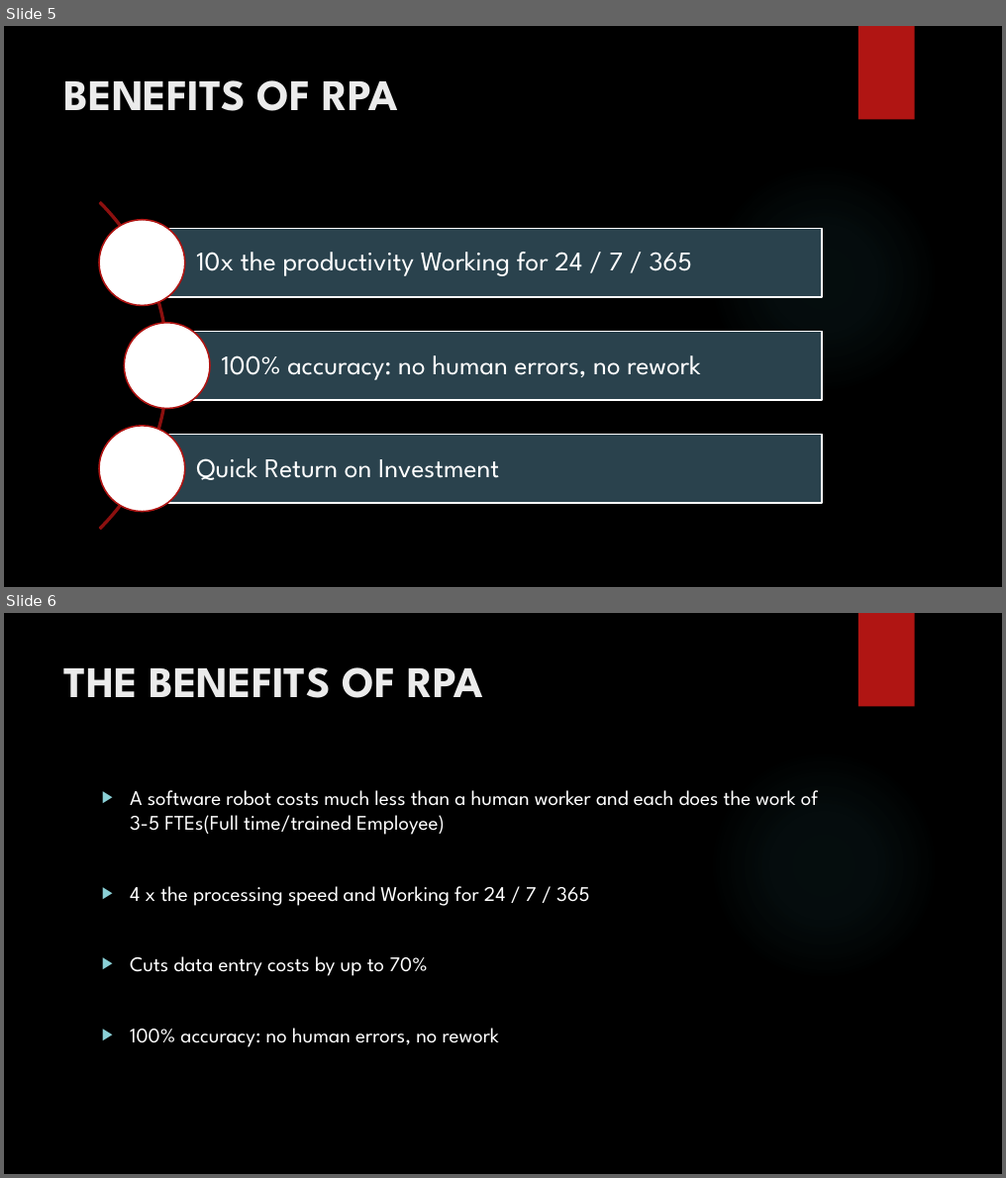
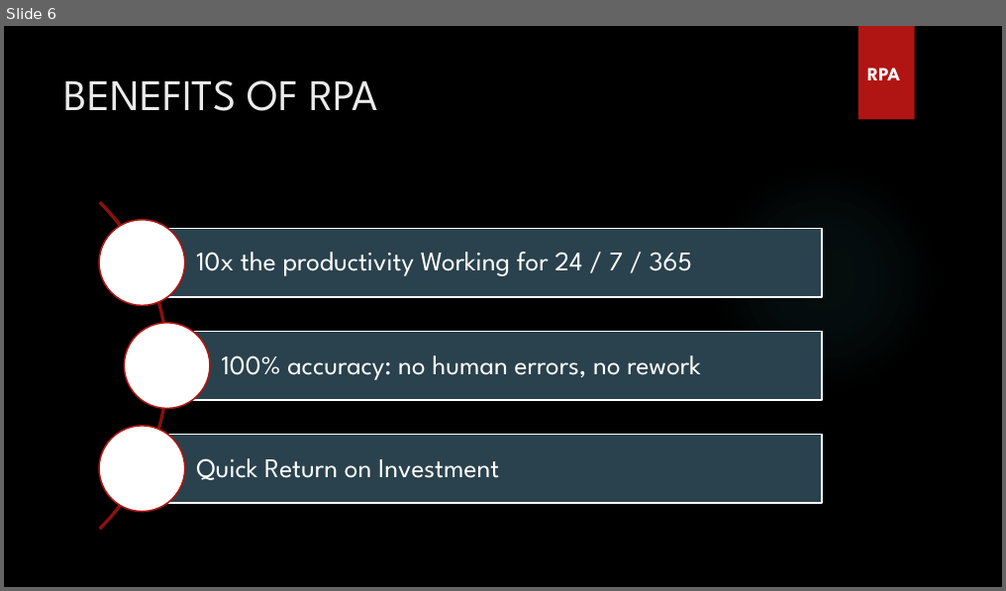
Before and after one commit to arunpandianm/RPA_Webinar, a slide deck: Robotic Process Automation.pptx. Shown one above the other, each under a label of ours: slides 5 and 6 before the commit, slide 6 after it. The pictures are 1006x1178 and 1006x591 pixels, drawn with LibreOffice and Linux fonts; fonts in the diff are those of the drawing; background and template pictures are left out. Boxes give left, top, right and bottom in pixels: in the first picture for what was removed or moved away, otherwise in the second. Text is boxed around its words. In the diff, an @@ line names an element or a change of style, - is before the commit and + after.

```diff
--- a/Robotic Process Automation.pptx
+++ b/Robotic Process Automation.pptx
@@ slide 6 removed at <box>4,613,1002,1174</box>, background picture (left out); not listed: 2 template elements that a slide beside it also shows @@
@@ title removed at <box>64,667,483,698</box> @@
-THE BENEFITS OF RPA
@@ text removed at <box>130,790,818,1048</box> @@
-▶ A software robot costs much less than a human worker and each does the work of 3-5 FTEs(Full time/trained Employee)
-▶ 4 x the processing speed and Working for 24 / 7 / 365
-▶ Cuts data entry costs by up to 70%
-▶ 100% accuracy: no human errors, no rework
@@ what was slide 5 is now slide 6 @@
@@ slide 6 changed as well @@
@@ title "BENEFITS OF RPA" at <box>64,80,378,111</box>: bold off @@
@@ text added at <box>867,68,900,80</box>, 18 pt, text #FFFFFF, bold @@
+RPA
```
Also in this commit, not shown: 6 other slides changed, 6 slides added, 3 other slides removed.
